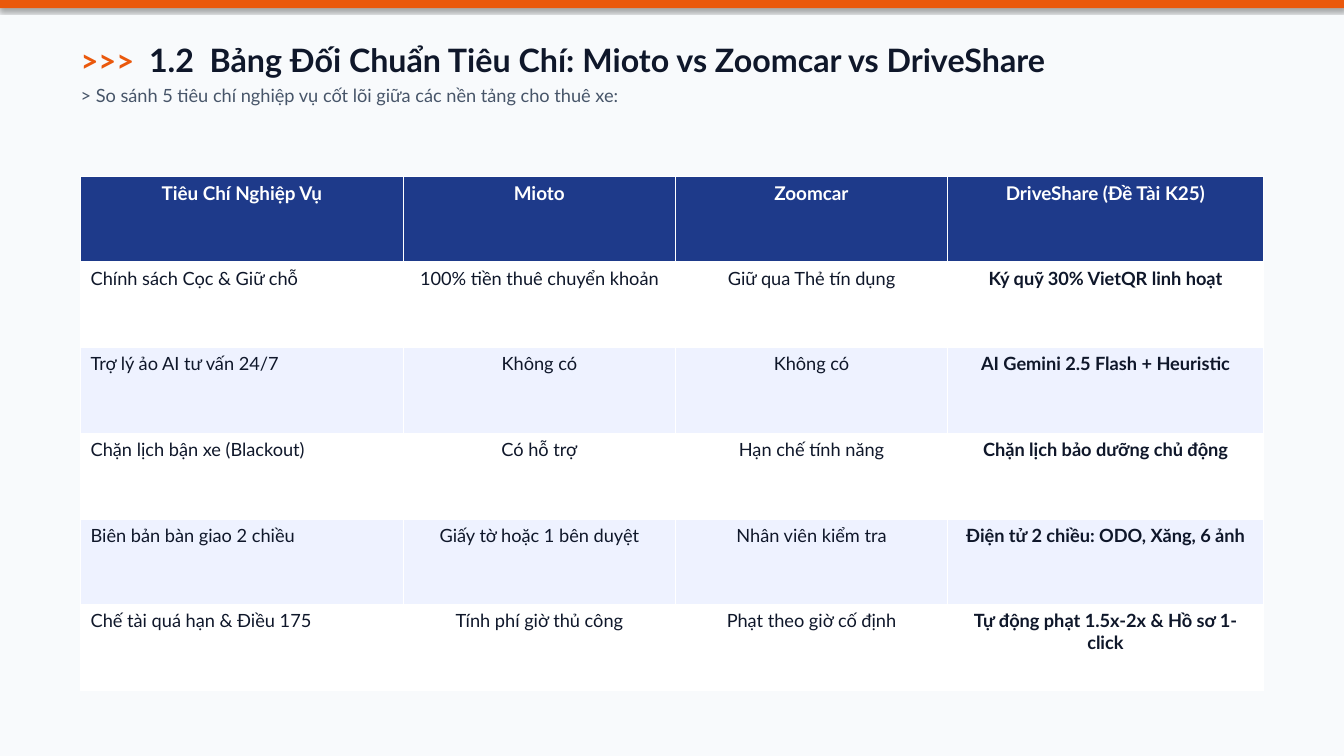
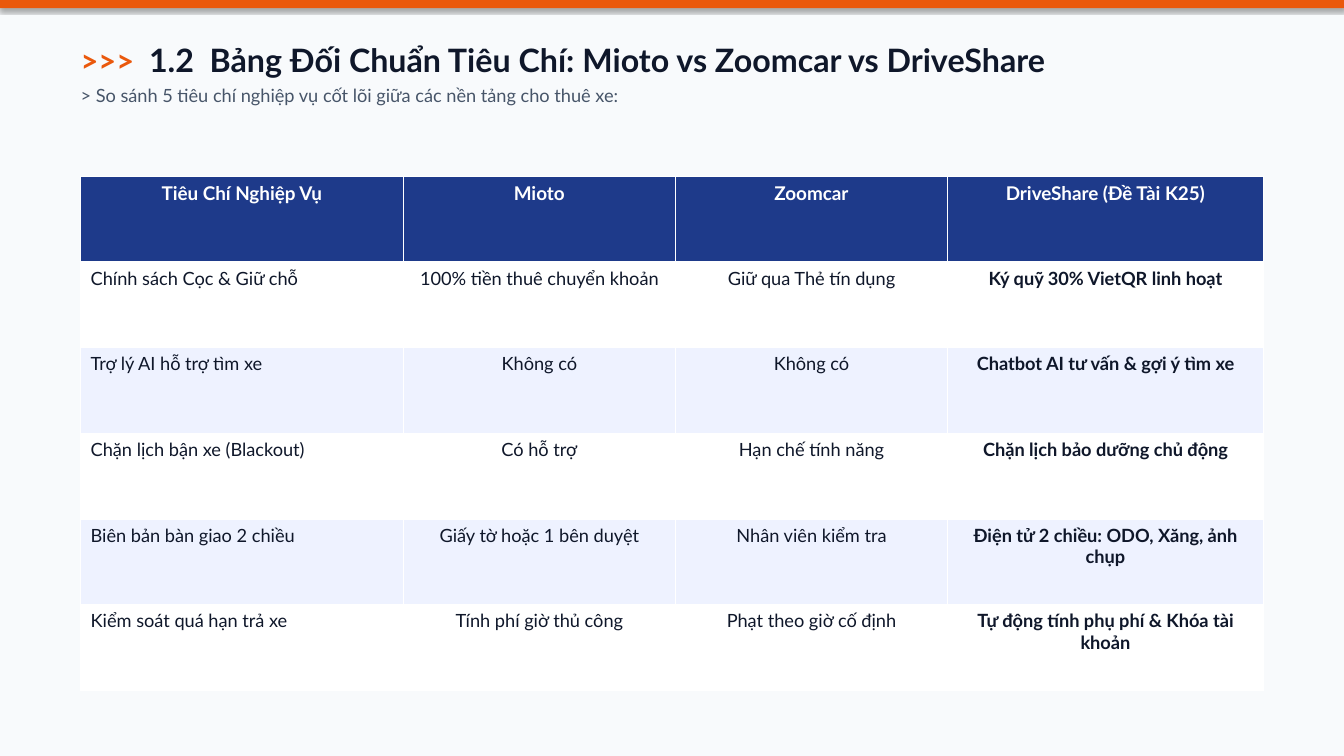
Before and after one commit to em123ngao-arch/thueXe_Online, a slide deck: slide 3 of docs/Slide_Bao_Ve_Do_An_DriveShare_K4.pptx. Drawn at 1344x756 pixels with LibreOffice and Linux fonts; fonts in the diff are those of the drawing. Boxes give left, top, right and bottom in pixels: in the first picture for what was removed or moved away, otherwise in the second. Text is boxed around its words. In the diff, an @@ line names an element or a change of style, - is before the commit and + after.

```diff
--- a/docs/Slide_Bao_Ve_Do_An_DriveShare_K4.pptx
+++ b/docs/Slide_Bao_Ve_Do_An_DriveShare_K4.pptx
@@ table at [81,176,1263,691] @@
-row 3, column 1: Trợ lý ảo AI tư vấn 24/7
+row 3, column 1: Trợ lý AI hỗ trợ tìm xe
-row 3, column 4: AI Gemini 2.5 Flash + Heuristic
+row 3, column 4: Chatbot AI tư vấn & gợi ý tìm xe
-row 5, column 4: Điện tử 2 chiều: ODO, Xăng, 6 ảnh
+row 5, column 4: Điện tử 2 chiều: ODO, Xăng, ảnh chụp
-row 6, column 1: Chế tài quá hạn & Điều 175
+row 6, column 1: Kiểm soát quá hạn trả xe
-row 6, column 4: Tự động phạt 1.5x-2x & Hồ sơ 1-click
+row 6, column 4: Tự động tính phụ phí & Khóa tài khoản
```
Also in this commit, not shown: 15 other slides changed, 2 slides removed, 38 other files.
